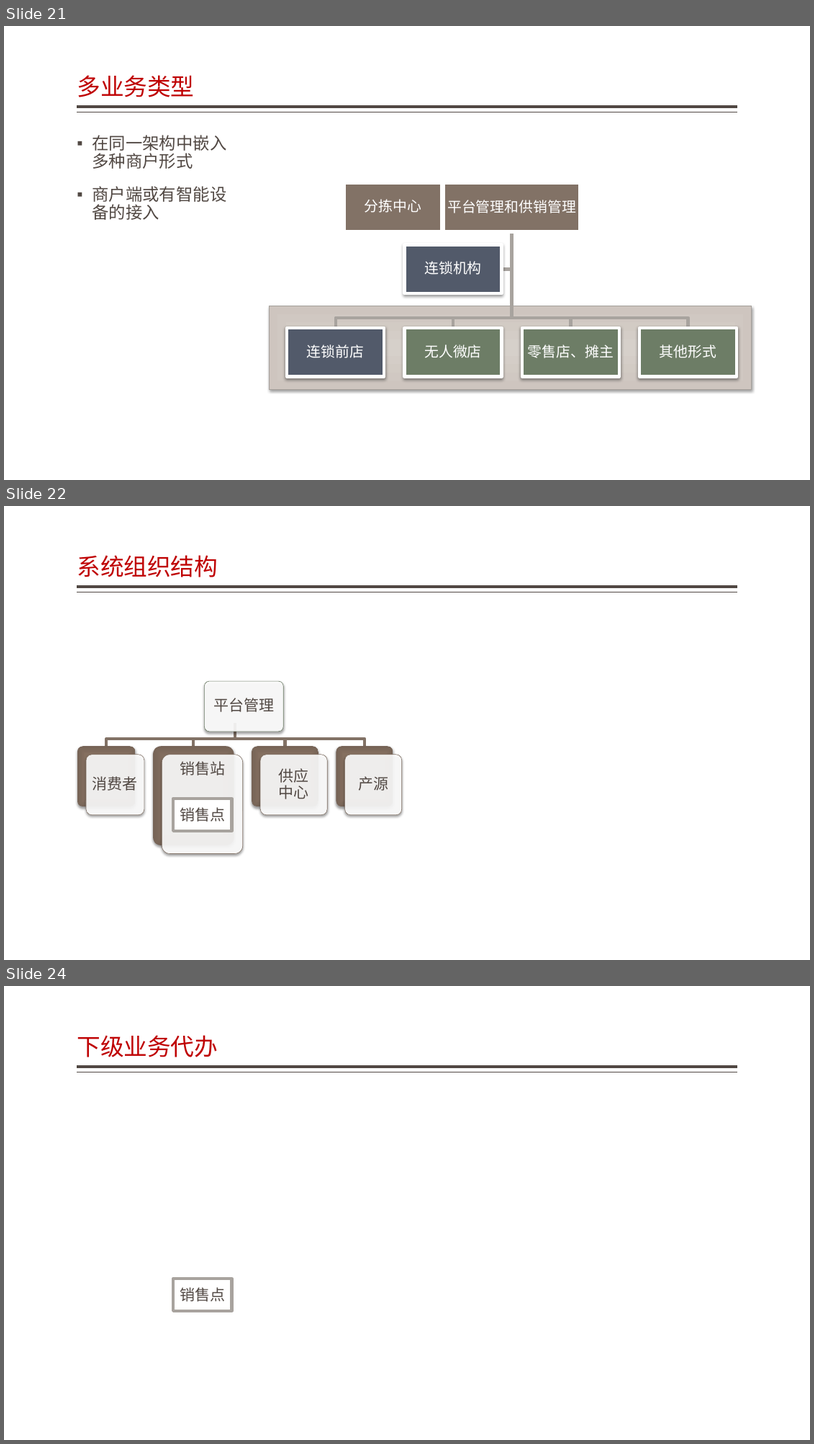
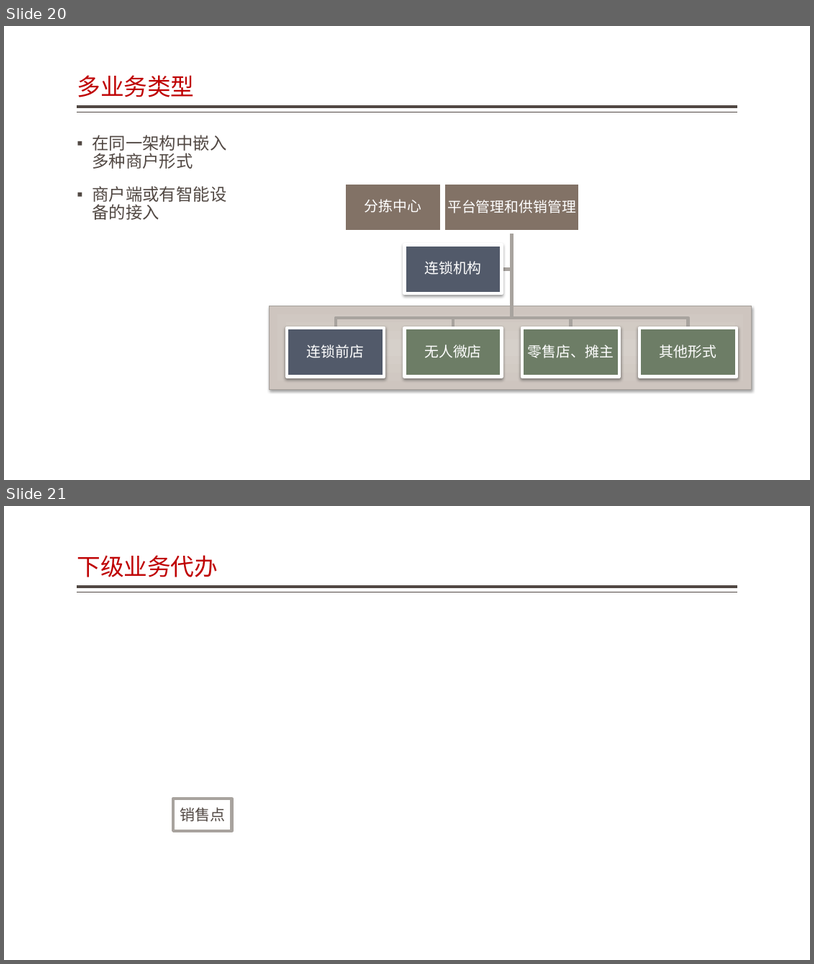
Before and after one commit to jzgi/chainsmart, a slide deck: Docs/品链应用参考设计.pptx. Shown one above the other, each under a label of ours: slides 21, 22 and 24 before the commit, slides 20 and 21 after it; the slides between them are not shown. The pictures are 814x1444 and 814x964 pixels, drawn with LibreOffice and Linux fonts; fonts in the diff are those of the drawing. Boxes give left, top, right and bottom in pixels: in the first picture for what was removed or moved away, otherwise in the second. Text is boxed around its words. In the diff, an @@ line names an element or a change of style, - is before the commit and + after.

```diff
--- a/Docs/品链应用参考设计.pptx
+++ b/Docs/品链应用参考设计.pptx
@@ slide 22 removed at [4, 506, 810, 960], background #FFFFFF; not listed: 2 template elements that a slide beside it also shows @@
@@ title removed at [77, 555, 218, 577] @@
-系统组织结构
@@ group removed at [77, 681, 402, 854]: 9 rounded rectangles, 5 texts, 4 freeform shapes @@
-平台管理
-消费者
-销售站
-供应
-中心
-产源
@@ rectangle removed at [173, 798, 232, 830] @@
-销售点
@@ what was slide 21 is now slide 20 @@
@@ what was slide 24 is now slide 21 @@
```
Also in this commit, not shown: 9 slides changed, 2 slides added, 6 other slides removed, 35 other files.
